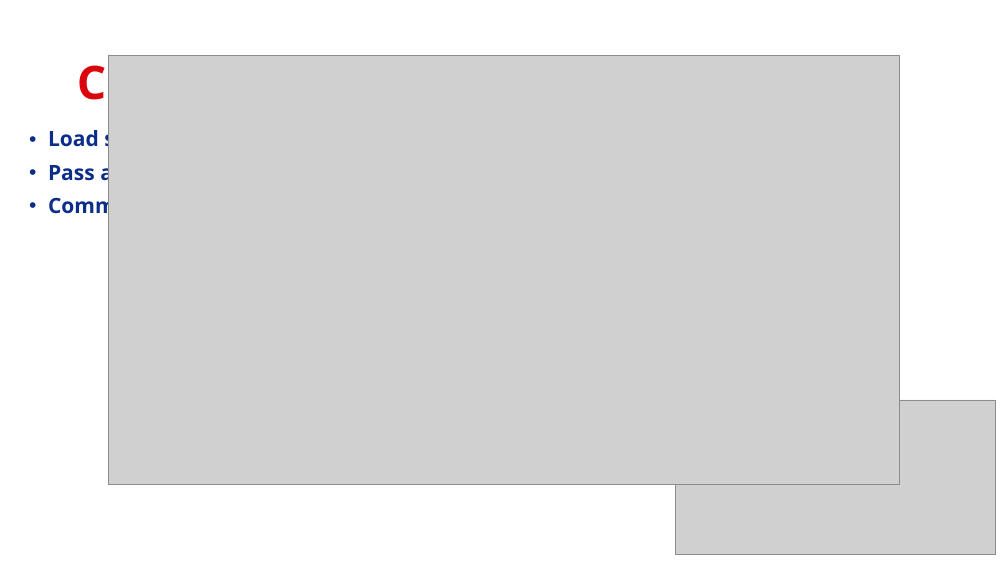
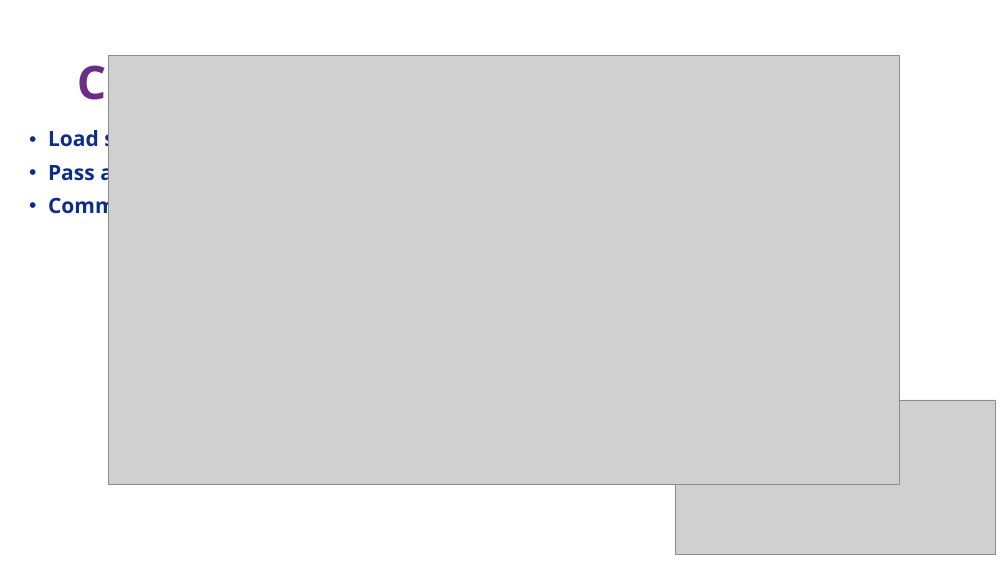
Before and after one commit to Adamanatite/nlp-global-news-monitor, a slide deck: slide 16 of research/Video Presentation D1.pptx. Drawn at 1008x567 pixels with LibreOffice and Linux fonts; fonts in the diff are those of the drawing; grey boxes stand for pictures. Boxes give left, top, right and bottom in pixels: in the first picture for what was removed or moved away, otherwise in the second. Text is boxed around its words. In the diff, an @@ line names an element or a change of style, - is before the commit and + after.

Commit message:
Minor fi

```diff
--- a/research/Video Presentation D1.pptx
+++ b/research/Video Presentation D1.pptx
@@ title "Controller" at (77, 57, 310, 112): text colour #DB060B to #6B2D88 @@
```
